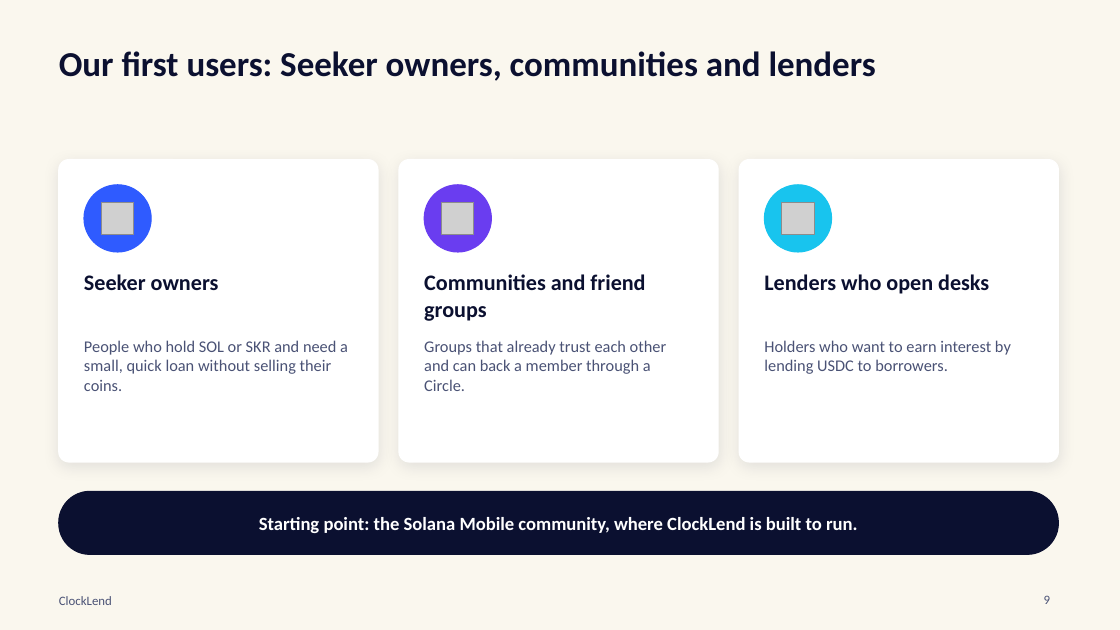
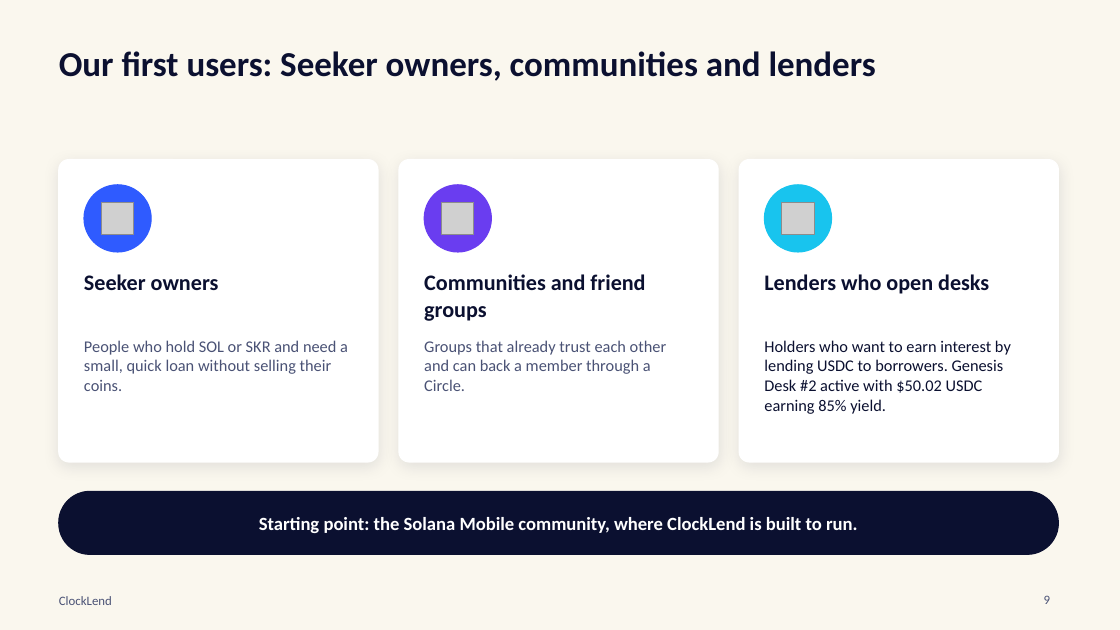
Before and after one commit to luckysitara/ClockLend, a slide deck: slide 9 of docs/ClockLend_Pitch_Deck_CLOCKIN.pptx. Drawn at 1120x630 pixels with LibreOffice and Linux fonts; fonts in the diff are those of the drawing; grey boxes stand for pictures. Boxes give left, top, right and bottom in pixels: in the first picture for what was removed or moved away, otherwise in the second. Text is boxed around its words. In the diff, an @@ line names an element or a change of style, - is before the commit and + after.

```diff
--- a/docs/ClockLend_Pitch_Deck_CLOCKIN.pptx
+++ b/docs/ClockLend_Pitch_Deck_CLOCKIN.pptx
@@ text at (764, 340, 1011, 414): text changed; text colour #4A5275 to #0B1030 @@
-Holders who want to earn interest by lending USDC to borrowers.
+Holders who want to earn interest by lending USDC to borrowers. Genesis Desk #2 active with $50.02 USDC earning 85% yield.
```
Also in this commit, not shown: 4 other slides changed, 1 other file.
